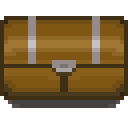
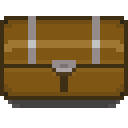
Comparing the layer stacks of the two (128, 128) images. Changes:
painted on "Farmplants" over [4, 36, 124, 96]
